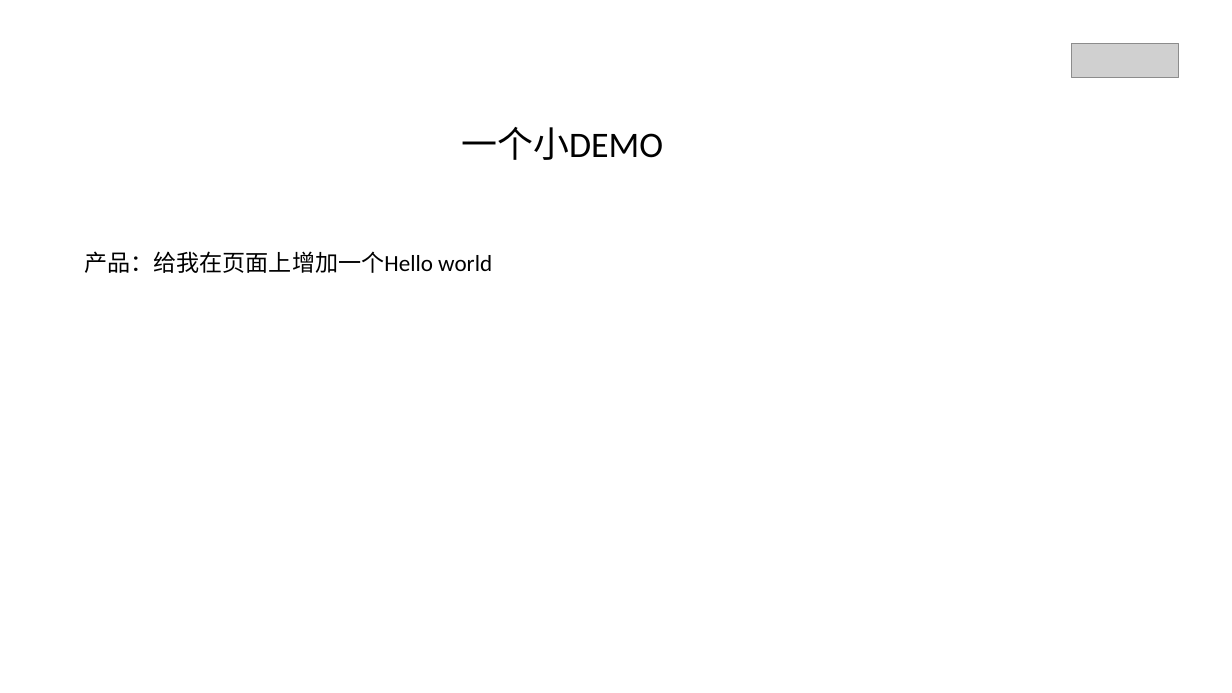
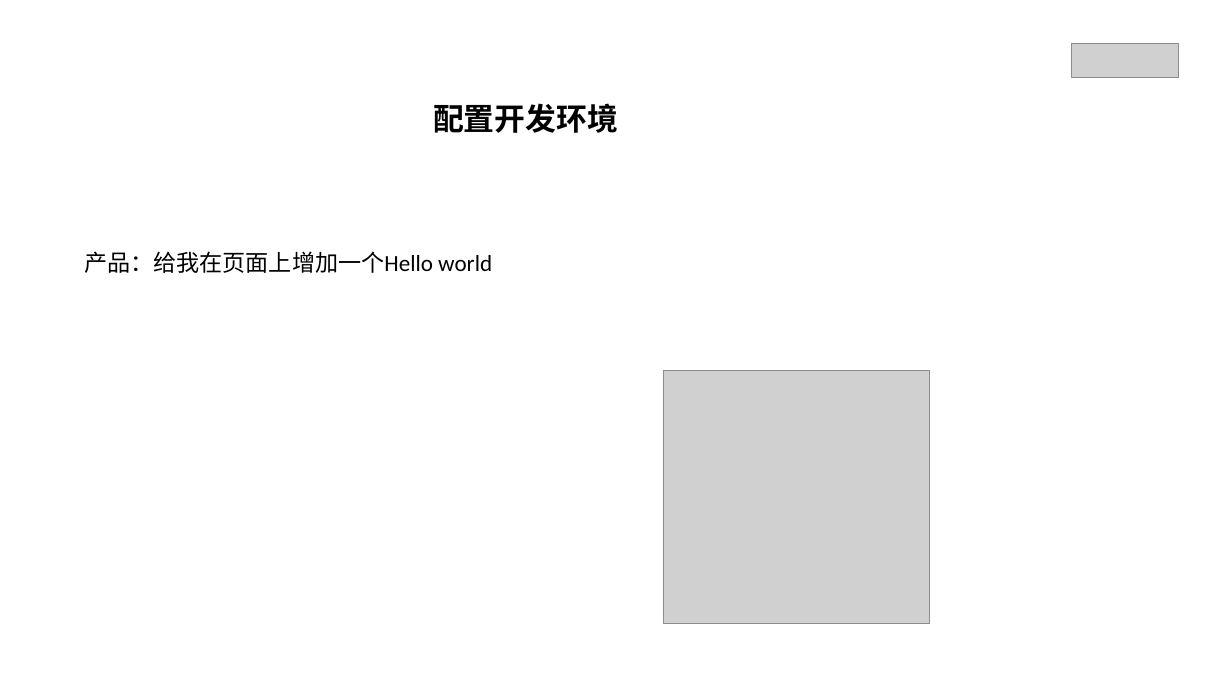
Before and after one commit to EchoFUN/RREN-FEdev, a slide deck: slide 1 of FE-dev-0.0.1.pptx. Drawn at 1232x693 pixels with LibreOffice and Linux fonts; fonts in the diff are those of the drawing; grey boxes stand for pictures. Boxes give left, top, right and bottom in pixels: in the first picture for what was removed or moved away, otherwise in the second. Text is boxed around its words. In the diff, an @@ line names an element or a change of style, - is before the commit and + after.

```diff
--- a/FE-dev-0.0.1.pptx
+++ b/FE-dev-0.0.1.pptx
@@ text added at bbox=[433, 103, 618, 133], 24 pt, text #000000, bold @@
+配置开发环境
@@ text removed at bbox=[461, 127, 663, 160] @@
-一个小DEMO
@@ picture added at bbox=[664, 371, 931, 624] @@
```
Also in this commit, not shown: 4 other slides changed, 5 slides added.
